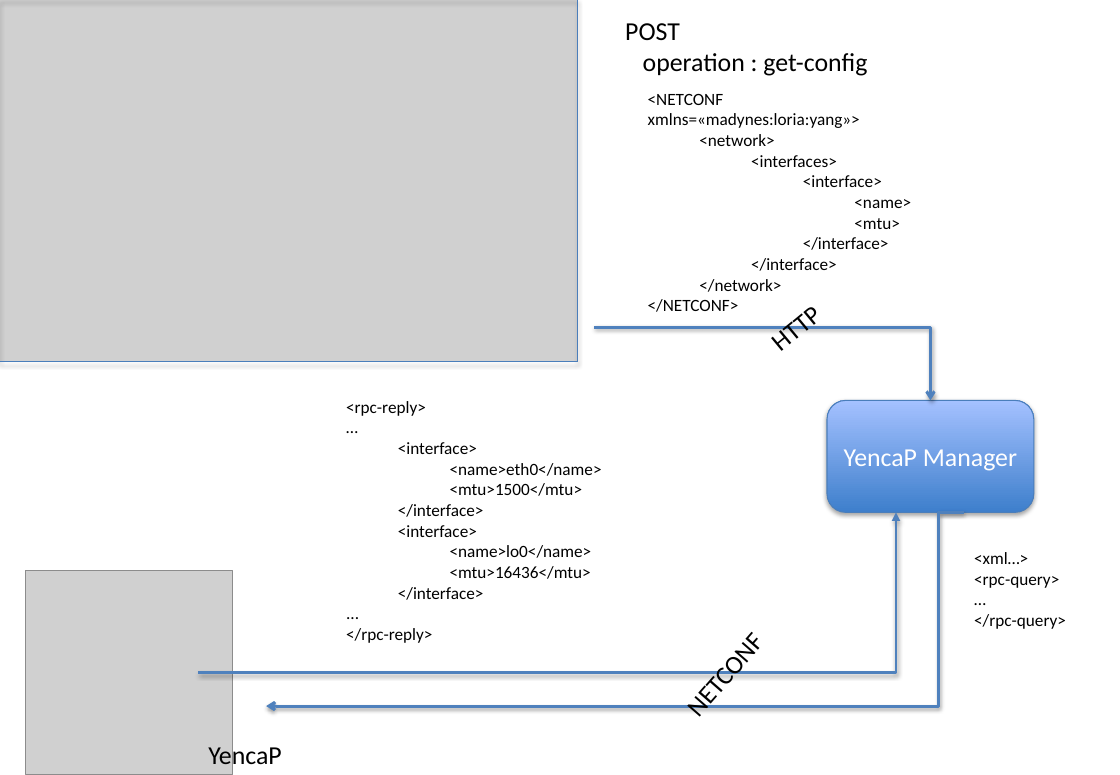
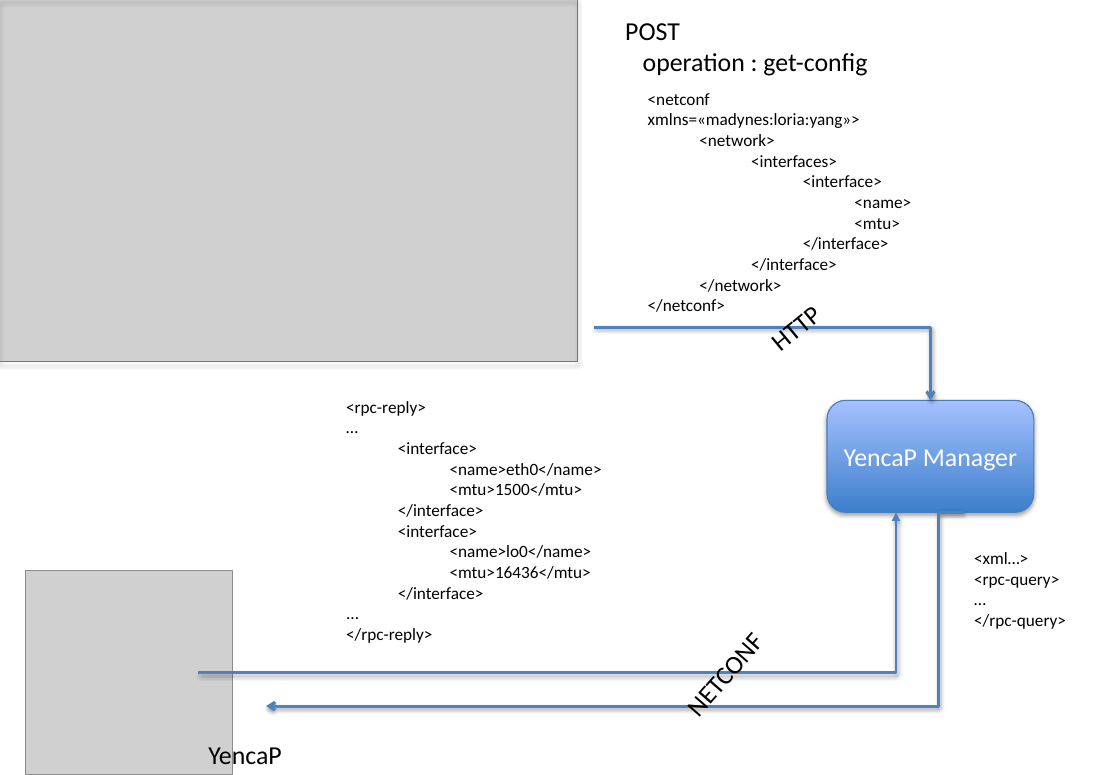
Before and after one commit to AaronNGray/jYang, a slide deck: slide 8 of yang-manager/reports/YangArchi.pptx. Drawn at 1120x775 pixels with LibreOffice and Linux fonts; fonts in the diff are those of the drawing; grey boxes stand for pictures. Boxes give left, top, right and bottom in pixels: in the first picture for what was removed or moved away, otherwise in the second. Text is boxed around its words. In the diff, an @@ line names an element or a change of style, - is before the commit and + after.

```diff
--- a/yang-manager/reports/YangArchi.pptx
+++ b/yang-manager/reports/YangArchi.pptx
@@ text at (648,93,860,128): text changed @@
-<NETCONF xmlns=«madynes:loria:yang»>
+<netconf
+xmlns=«madynes:loria:yang»>
@@ text at (648,299,725,312): text changed @@
-</NETCONF>
+</netconf>
```
Also in this commit, not shown: 3 other slides changed, 1 slide added.
